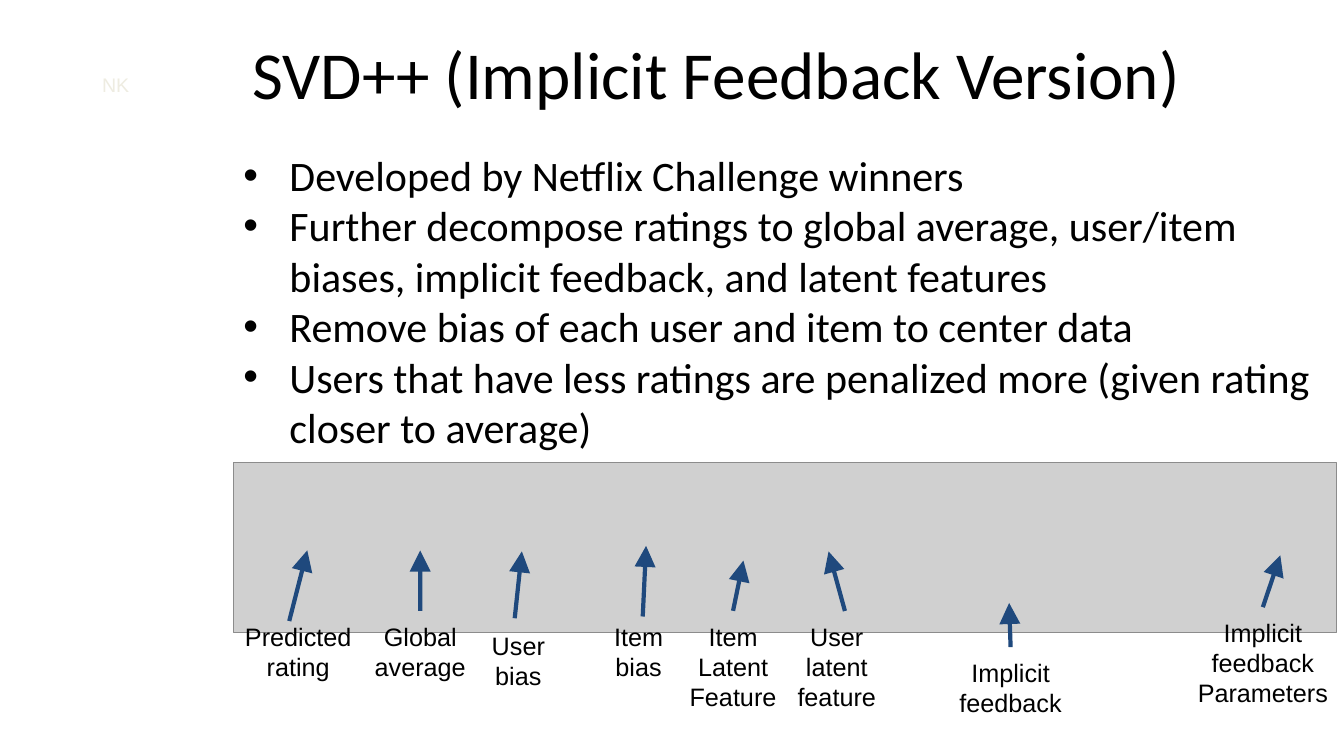
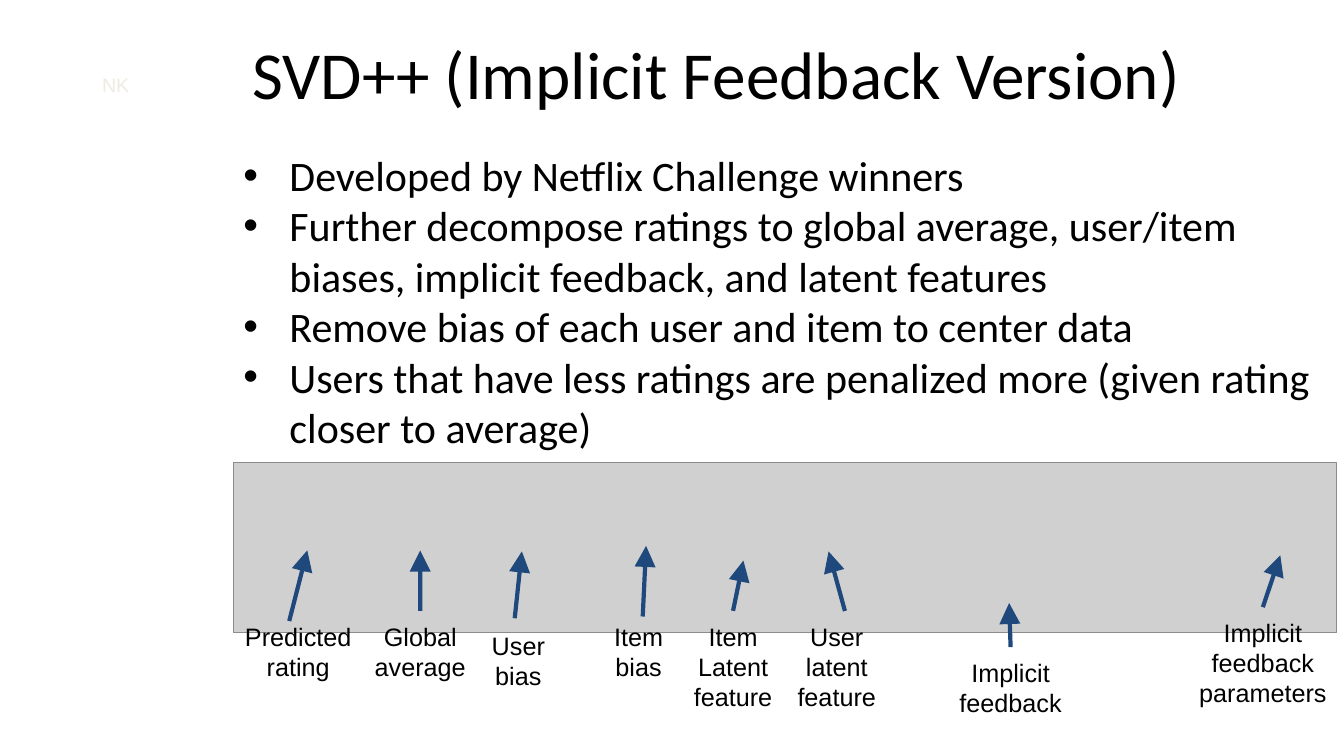
Before and after one commit to nycdatasci/bootcamp007_project, a slide deck: slide 28 of Project5-Capstone/Beerology/Ninkasi Capstone Presentation.pptx. Drawn at 1344x756 pixels with LibreOffice and Linux fonts; fonts in the diff are those of the drawing; grey boxes stand for pictures; background and template pictures are left out. Boxes give left, top, right and bottom in pixels: in the first picture for what was removed or moved away, otherwise in the second. Text is boxed around its words. In the diff, an @@ line names an element or a change of style, - is before the commit and + after.

```diff
--- a/Project5-Capstone/Beerology/Ninkasi Capstone Presentation.pptx
+++ b/Project5-Capstone/Beerology/Ninkasi Capstone Presentation.pptx
@@ text at <box>694,628,772,707</box>: text changed @@
-Item Latent Feature
+Item Latent feature
@@ text at <box>1199,685,1326,708</box>: text changed @@
-Parameters
+parameters
```
Also in this commit, not shown: 12 other slides changed, 1 other file.
